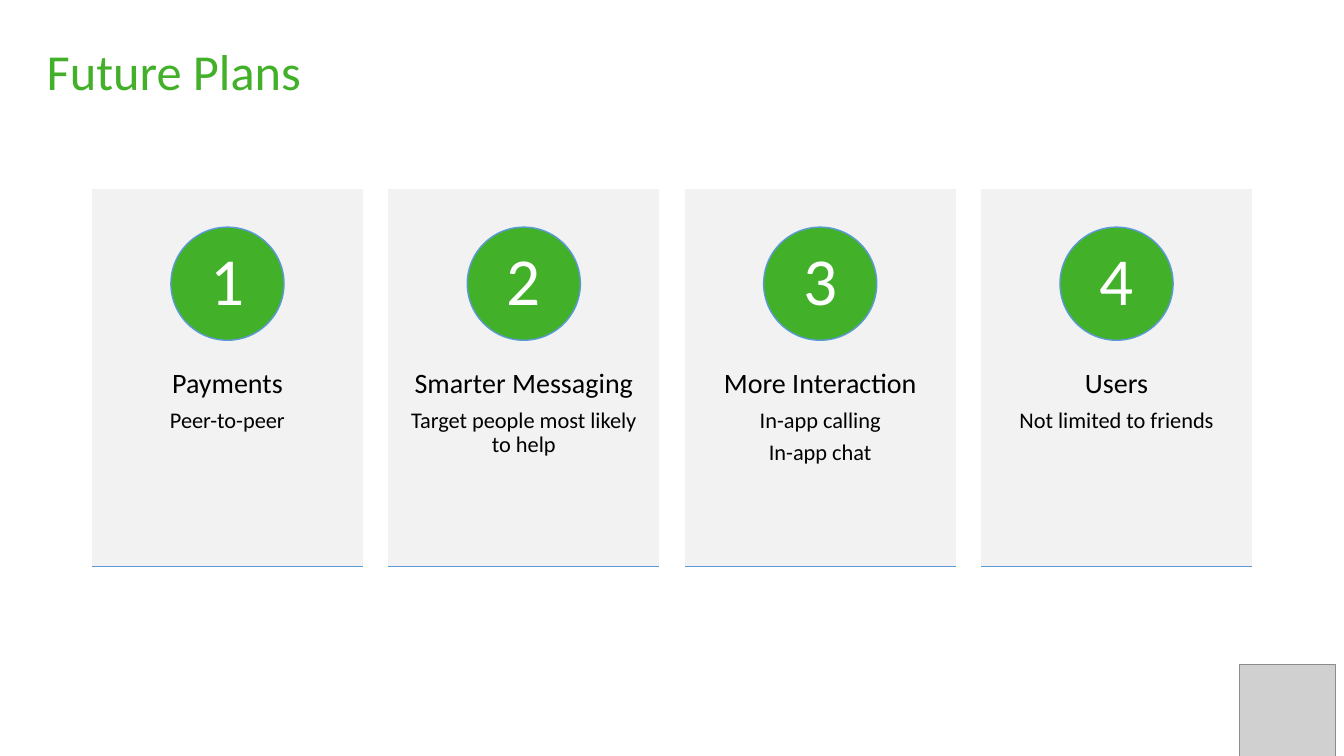
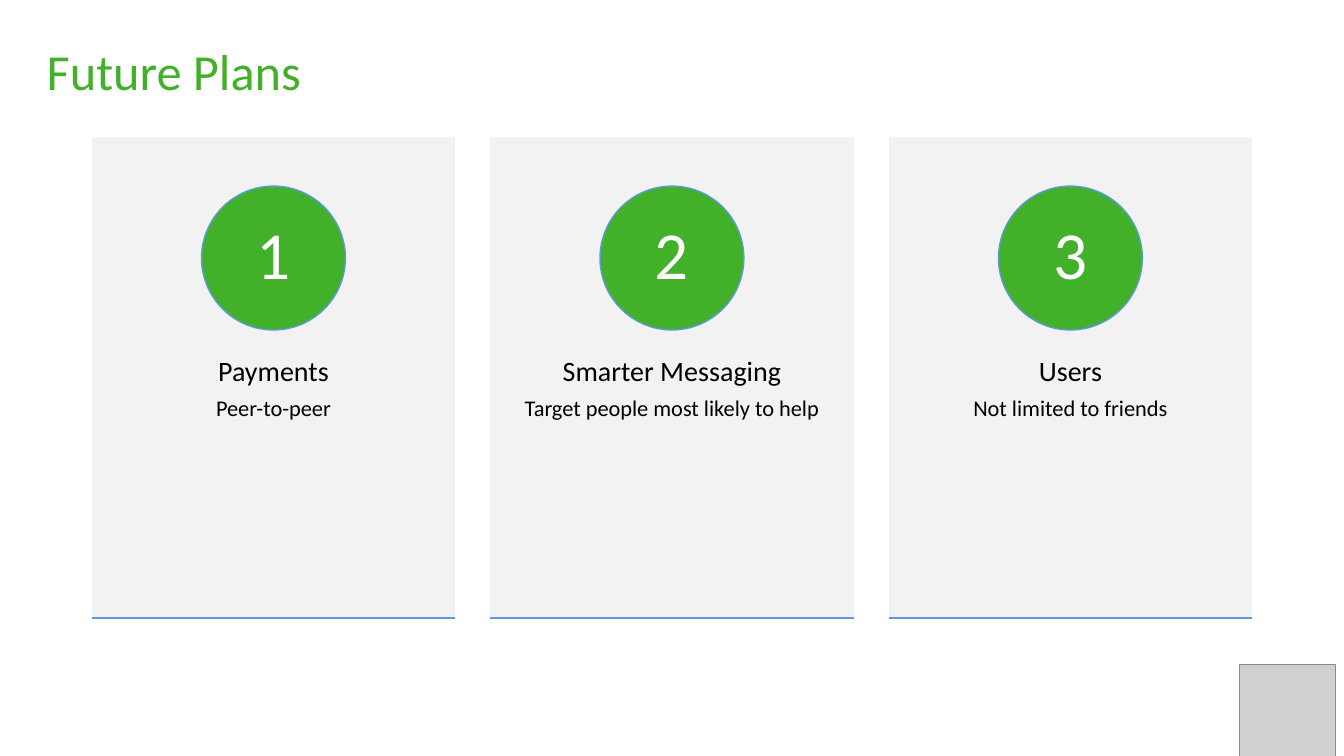
Before and after one commit to Codepath-Sep-2017-Group-16/ShopperPro, a slide deck: slide 6 of Presentation/Presentation.pptx (slide 8 before the commit). Drawn at 1344x756 pixels with LibreOffice and Linux fonts; fonts in the diff are those of the drawing; grey boxes stand for pictures. Boxes give left, top, right and bottom in pixels: in the first picture for what was removed or moved away, otherwise in the second. Text is boxed around its words. In the diff, an @@ line names an element or a change of style, - is before the commit and + after.

```diff
--- a/Presentation/Presentation.pptx
+++ b/Presentation/Presentation.pptx
@@ rectangle resized from (x1=93, y1=190, x2=362, y2=567) to (x1=93, y1=138, x2=455, y2=618) @@
@@ rectangle resized from (x1=686, y1=190, x2=955, y2=567) to (x1=491, y1=138, x2=853, y2=618) @@
@@ rectangle resized from (x1=982, y1=190, x2=1251, y2=567) to (x1=889, y1=138, x2=1251, y2=618) @@
@@ ellipse resized from (x1=171, y1=227, x2=284, y2=340) to (x1=202, y1=187, x2=346, y2=331) @@
@@ text "1" moved from (x1=210, y1=261, x2=244, y2=305) to (x1=256, y1=235, x2=290, y2=279) @@
@@ ellipse resized from (x1=468, y1=227, x2=581, y2=340) to (x1=600, y1=187, x2=744, y2=331) @@
@@ text "2" moved from (x1=507, y1=261, x2=541, y2=305) to (x1=655, y1=235, x2=689, y2=279) @@
@@ ellipse resized from (x1=1061, y1=227, x2=1174, y2=340) to (x1=999, y1=187, x2=1143, y2=331) @@
@@ text "3" moved from (x1=803, y1=261, x2=837, y2=306) to (x1=1053, y1=235, x2=1087, y2=280) @@
@@ group removed at (x1=389, y1=190, x2=1133, y2=567): 2 rectangles, 2 texts, 1 ellipse @@
-More Interaction
-In-app calling
-In-app chat
-4
@@ text "Payments" moved from (x1=170, y1=375, x2=285, y2=432) to (x1=216, y1=363, x2=331, y2=420) @@
@@ text "Smarter Messaging" rewrapped from (x1=411, y1=373, x2=636, y2=456) to (x1=525, y1=361, x2=819, y2=420) @@
@@ text "Users" moved from (x1=1019, y1=375, x2=1213, y2=428) to (x1=973, y1=363, x2=1167, y2=416) @@
@@ rectangle resized from (x1=93, y1=567, x2=362, y2=567) to (x1=93, y1=618, x2=455, y2=618) @@
@@ rectangle resized from (x1=686, y1=567, x2=955, y2=567) to (x1=491, y1=618, x2=853, y2=618) @@
@@ rectangle resized from (x1=982, y1=567, x2=1251, y2=567) to (x1=889, y1=618, x2=1251, y2=618) @@
```
Also in this commit, not shown: 1 other slide changed, 1 slide added, 3 slides removed, 1 other file.
